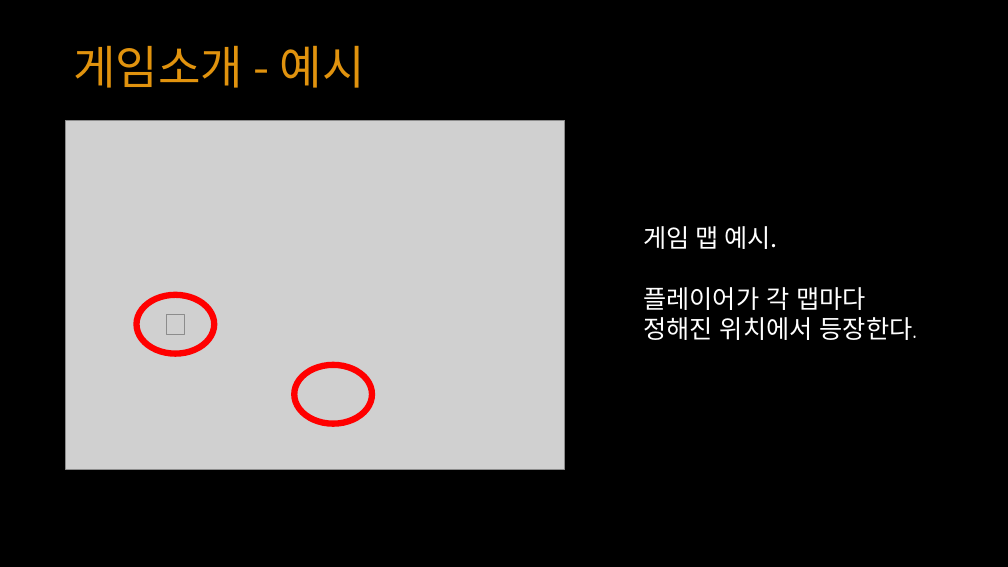
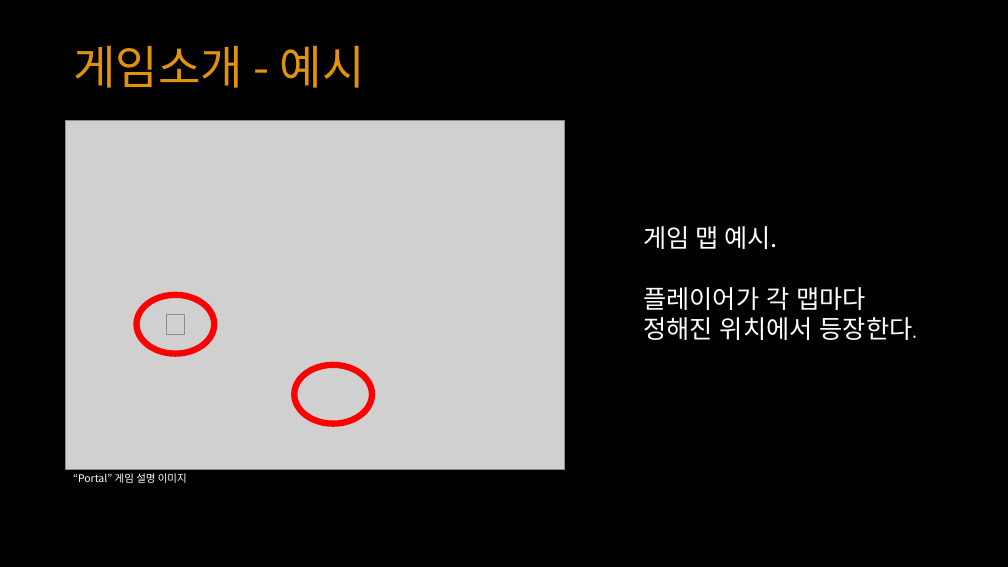
Before and after one commit to YKTeam/Room503, a slide deck: slide 9 of Document/Escape Cube(가제) ppt.pptx. Drawn at 1008x567 pixels with LibreOffice and Linux fonts; fonts in the diff are those of the drawing; grey boxes stand for pictures. Boxes give left, top, right and bottom in pixels: in the first picture for what was removed or moved away, otherwise in the second. Text is boxed around its words. In the diff, an @@ line names an element or a change of style, - is before the commit and + after.

Commit message:
17.12.05
연구목적 수정
이미지 수정

```diff
--- a/Document/Escape Cube(가제) ppt.pptx
+++ b/Document/Escape Cube(가제) ppt.pptx
@@ text added at box(73, 473, 187, 483), 10 pt, text #FFFFFF @@
+“Portal” 게임 설명 이미지
```
Also in this commit, not shown: 8 other slides changed.
